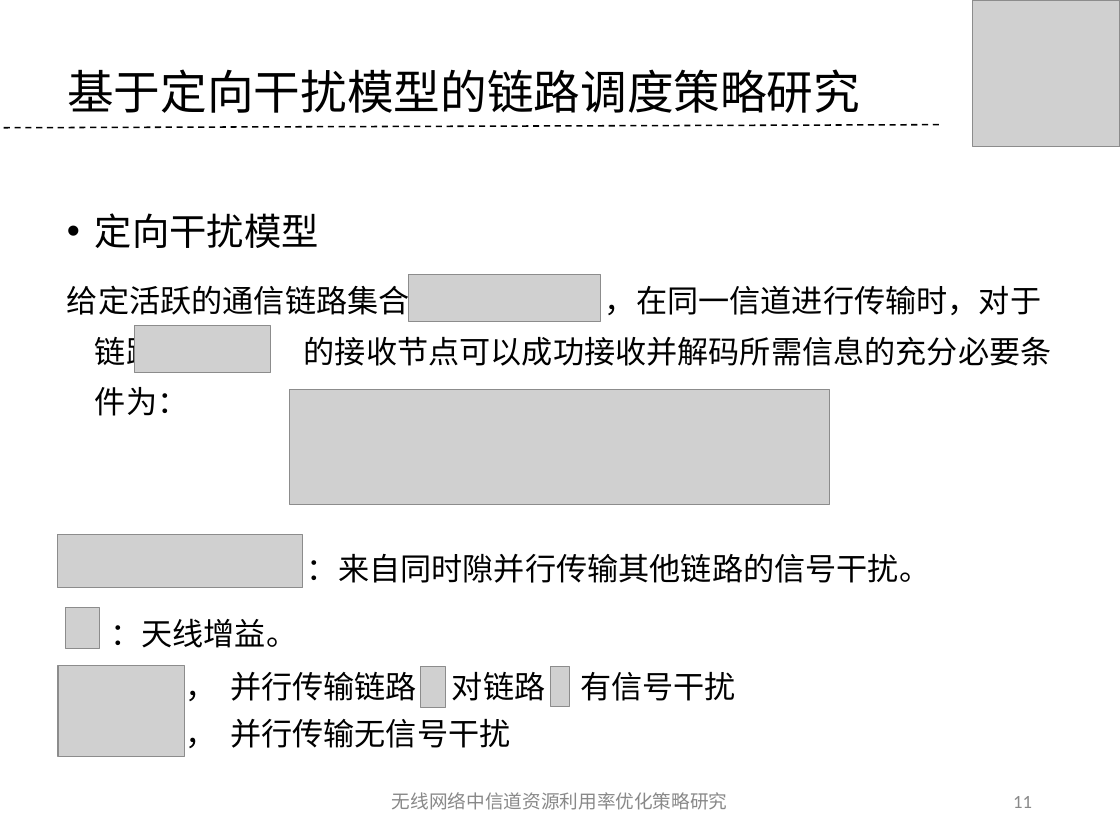
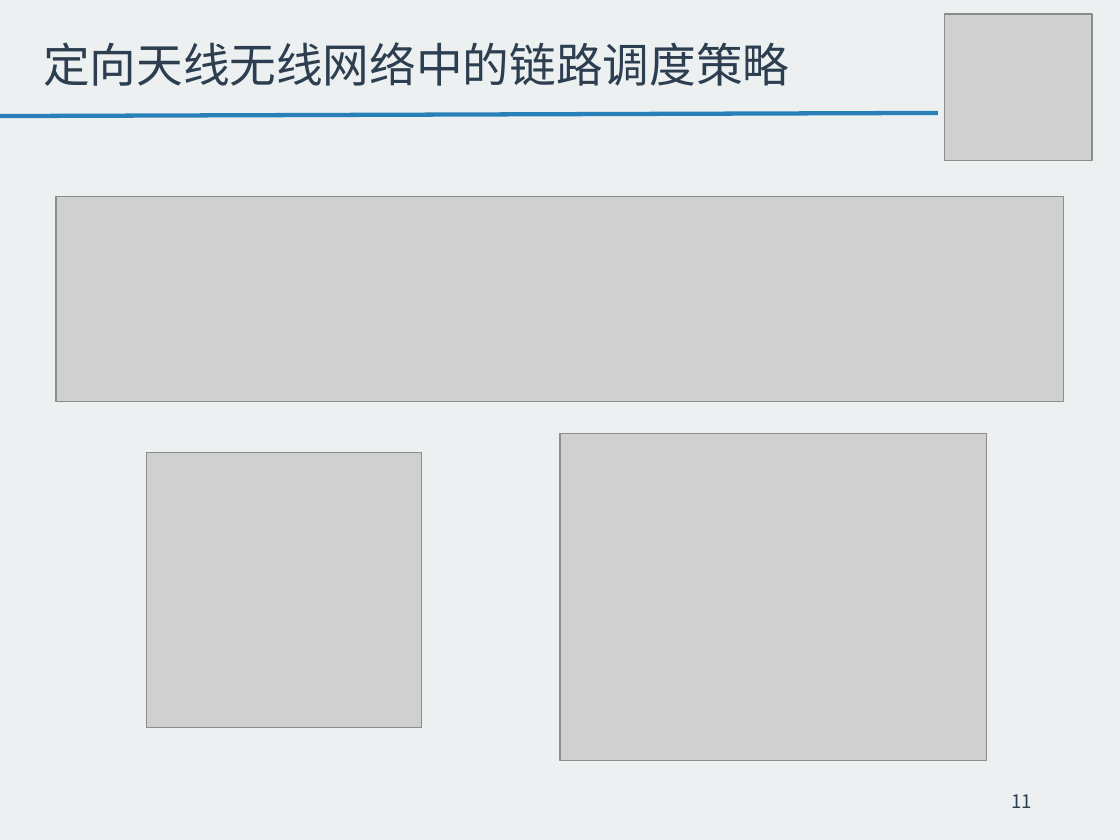
Before and after one commit to tangzhaoshu/playground, a slide deck: slide 11 of ResearchWork/毕业答辩--唐兆树.ppt. Drawn at 1120x840 pixels with LibreOffice and Linux fonts; fonts in the diff are those of the drawing; grey boxes stand for pictures; background and template pictures are left out. Boxes give left, top, right and bottom in pixels: in the first picture for what was removed or moved away, otherwise in the second. Text is boxed around its words. In the diff, an @@ line names an element or a change of style, - is before the commit and + after.

```diff
--- a/ResearchWork/毕业答辩--唐兆树.ppt
+++ b/ResearchWork/毕业答辩--唐兆树.ppt
@@ background picture (left out) to #ECF0F1 @@
@@ picture: place and size @@
-picture at bbox=[972, 0, 1120, 147]
+picture at bbox=[944, 15, 1092, 161]
@@ title at bbox=[43, 42, 789, 86]: text changed; text colour #000000 to #2C3E50 @@
-基于定向干扰模型的链路调度策略研究
+定向天线无线网络中的链路调度策略
@@ line moved from (3, 128) - (942, 124) to (0, 116) - (937, 113) @@
@@ line (0, 116) - (937, 113): stroke #000000 0.99 pt dashed to #2980B9 2.75 pt @@
@@ picture: place and size @@
-picture at bbox=[409, 274, 601, 321]
+picture at bbox=[56, 196, 1064, 401]
@@ text removed at bbox=[67, 213, 1052, 416] @@
-• 定向干扰模型
-给定活跃的通信链路集合 ，在同一信道进行传输时，对于链路 的接收节点可以成功接收并解码所需信息的充分必要条件为：
@@ picture removed at bbox=[134, 326, 270, 373] @@
@@ picture removed at bbox=[290, 390, 830, 505] @@
@@ picture: place and size @@
-picture at bbox=[58, 665, 185, 756]
+picture at bbox=[560, 433, 987, 760]
@@ picture: place and size @@
-picture at bbox=[58, 534, 304, 588]
+picture at bbox=[147, 452, 422, 728]
@@ text removed at bbox=[307, 554, 930, 583] @@
-：来自同时隙并行传输其他链路的信号干扰。
@@ picture removed at bbox=[65, 608, 100, 648] @@
@@ text removed at bbox=[110, 618, 297, 648] @@
-：天线增益。
@@ text removed at bbox=[230, 672, 736, 701] @@
-， 并行传输链路 对链路 有信号干扰
@@ picture removed at bbox=[421, 666, 446, 707] @@
@@ picture removed at bbox=[551, 666, 569, 707] @@
@@ text removed at bbox=[230, 719, 510, 748] @@
-， 并行传输无信号干扰
@@ page number at bbox=[1011, 794, 1032, 808]: font Calibri to Noto Sans CJK SC, text colour #898989 to #2C3E50 @@
@@ text removed at bbox=[392, 792, 728, 810] @@
-无线网络中信道资源利用率优化策略研究
```
Also in this commit, not shown: 33 other slides changed, 5 slides added, 5 slides removed, 9 other files.
